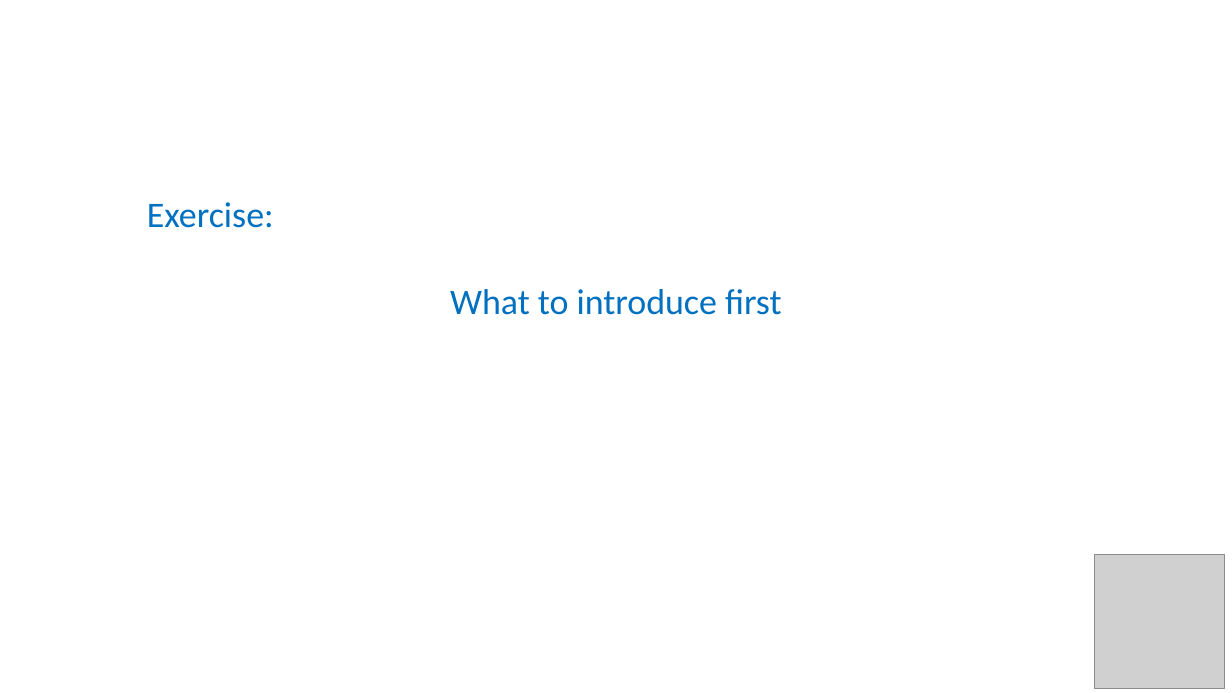
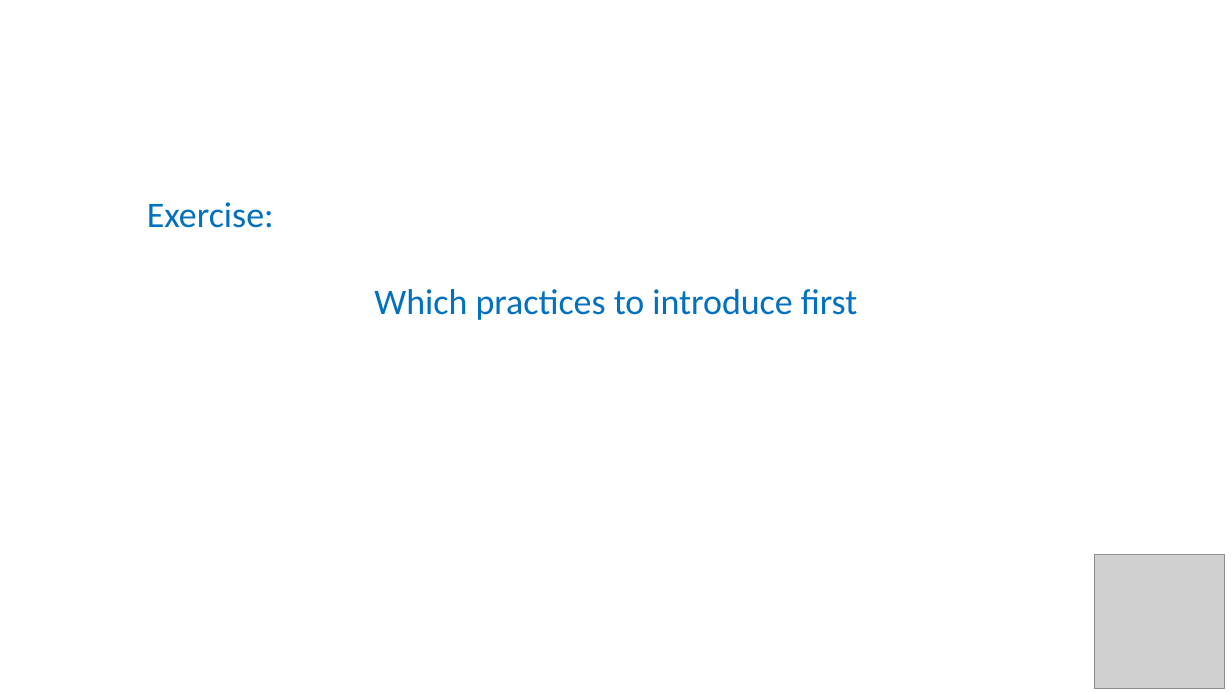
Before and after one commit to tobyhodges/probable-enigma, a slide deck: slide 2 of instructors/06-Wrapping_up.pptx. Drawn at 1232x693 pixels with LibreOffice and Linux fonts; fonts in the diff are those of the drawing; grey boxes stand for pictures. Boxes give left, top, right and bottom in pixels: in the first picture for what was removed or moved away, otherwise in the second. Text is boxed around its words. In the diff, an @@ line names an element or a change of style, - is before the commit and + after.

```diff
--- a/instructors/06-Wrapping_up.pptx
+++ b/instructors/06-Wrapping_up.pptx
@@ text at box(374, 289, 858, 320): text changed @@
-What to introduce first
+Which practices to introduce first
```
Also in this commit, not shown: 3 slides added, 5 slides removed, 1 other file.
